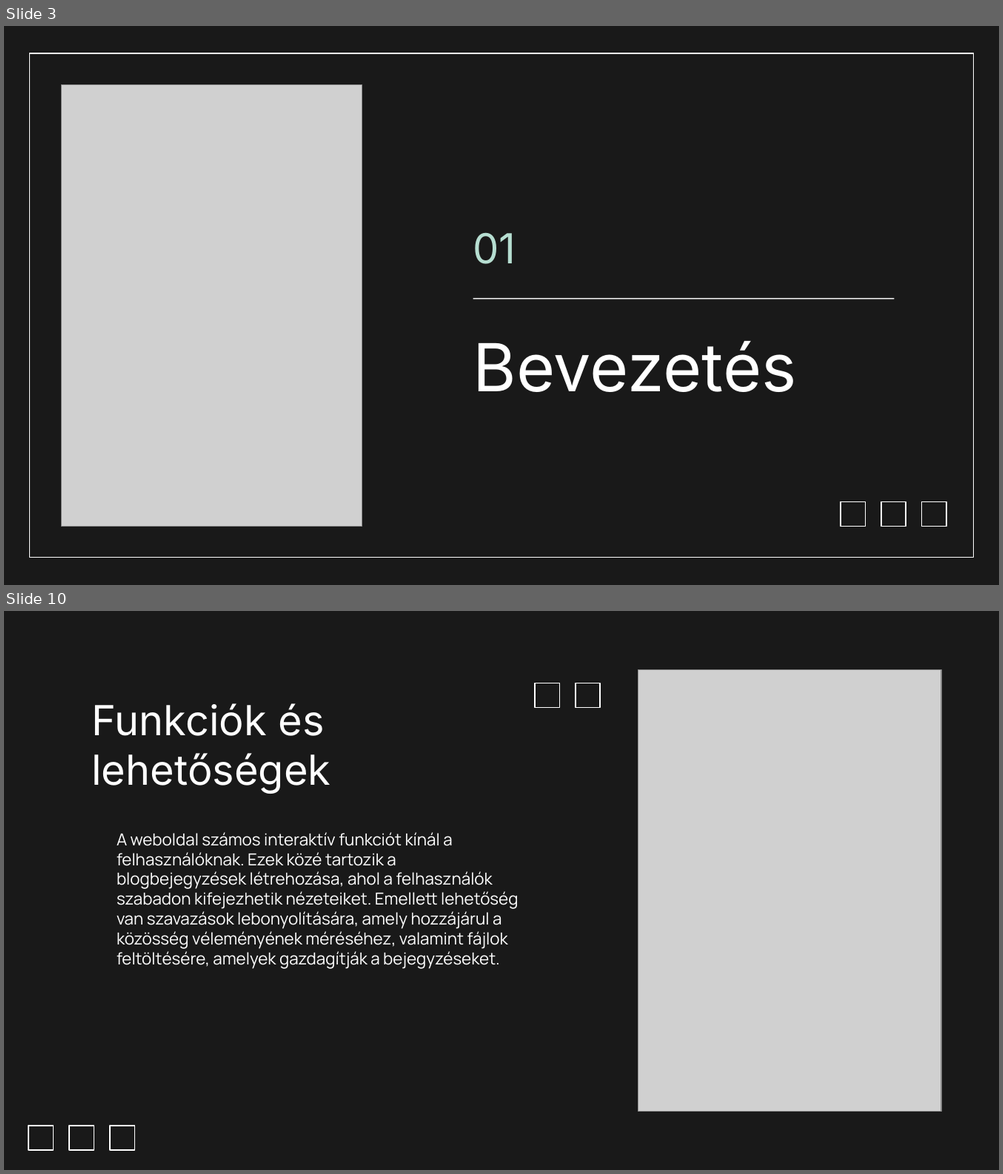
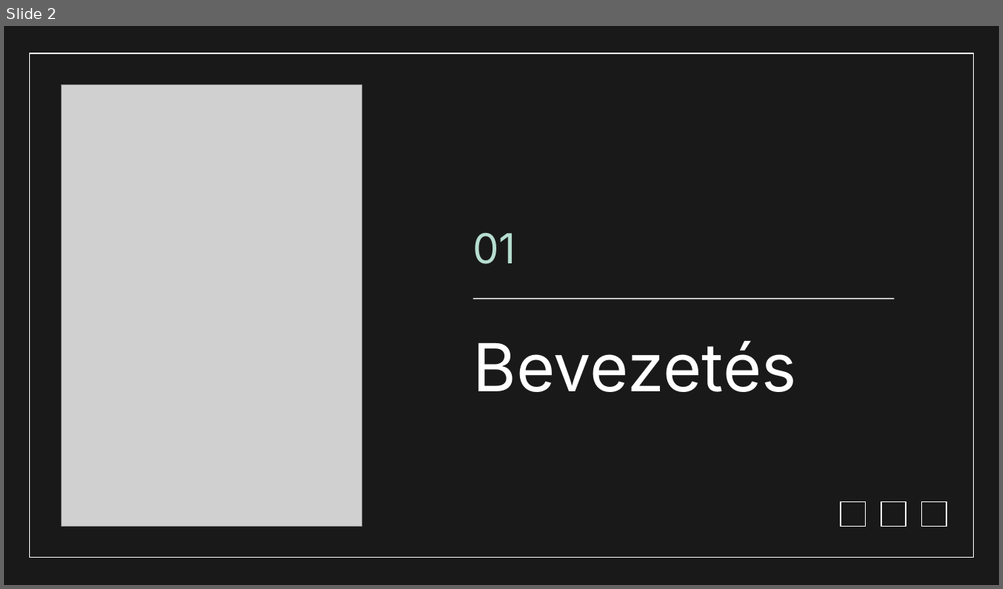
Before and after one commit to Dominik488/ViszgaRemek, a slide deck: documentation.pptx. Shown one above the other, each under a label of ours: slides 3 and 10 before the commit, slide 2 after it; the slides between them are not shown. The pictures are 1003x1174 and 1003x589 pixels, drawn with LibreOffice and Linux fonts; fonts in the diff are those of the drawing; grey boxes stand for pictures; background and template pictures are left out. Boxes give left, top, right and bottom in pixels: in the first picture for what was removed or moved away, otherwise in the second. Text is boxed around its words. In the diff, an @@ line names an element or a change of style, - is before the commit and + after.

```diff
--- a/documentation.pptx
+++ b/documentation.pptx
@@ slide 10 removed at (4,611,999,1170), background #191919 @@
@@ picture removed at (637,669,941,1111) @@
@@ rectangle removed at (535,684,560,709) @@
@@ rectangle removed at (575,684,600,709) @@
@@ title removed at (91,703,330,794) @@
-Funkciók és lehetőségek
@@ subtitle removed at (116,832,518,969) @@
-A weboldal számos interaktív funkciót kínál a felhasználóknak. Ezek közé tartozik a blogbejegyzések létrehozása, ahol a felhasználók szabadon kifejezhetik nézeteiket. Emellett lehetőség van szavazások lebonyolítására, amely hozzájárul a közösség véleményének méréséhez, valamint fájlok feltöltésére, amelyek gazdagítják a bejegyzéseket.
@@ rectangle removed at (29,1126,54,1151) @@
@@ rectangle removed at (70,1126,94,1151) @@
@@ rectangle removed at (109,1126,134,1151) @@
@@ what was slide 3 is now slide 2 @@
```
Also in this commit, not shown: 4 slides changed, 19 slides added, 14 other slides removed.
